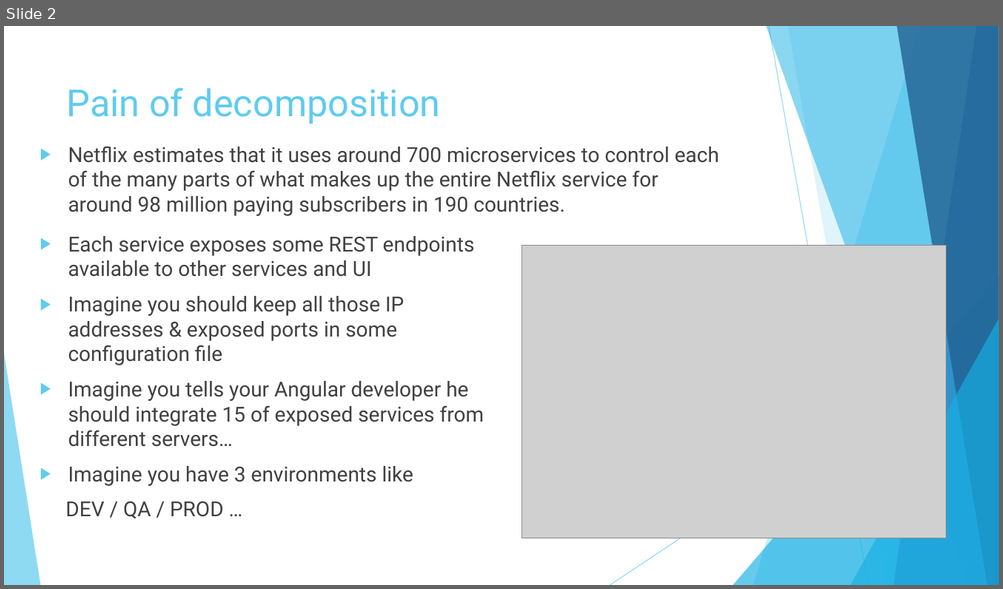
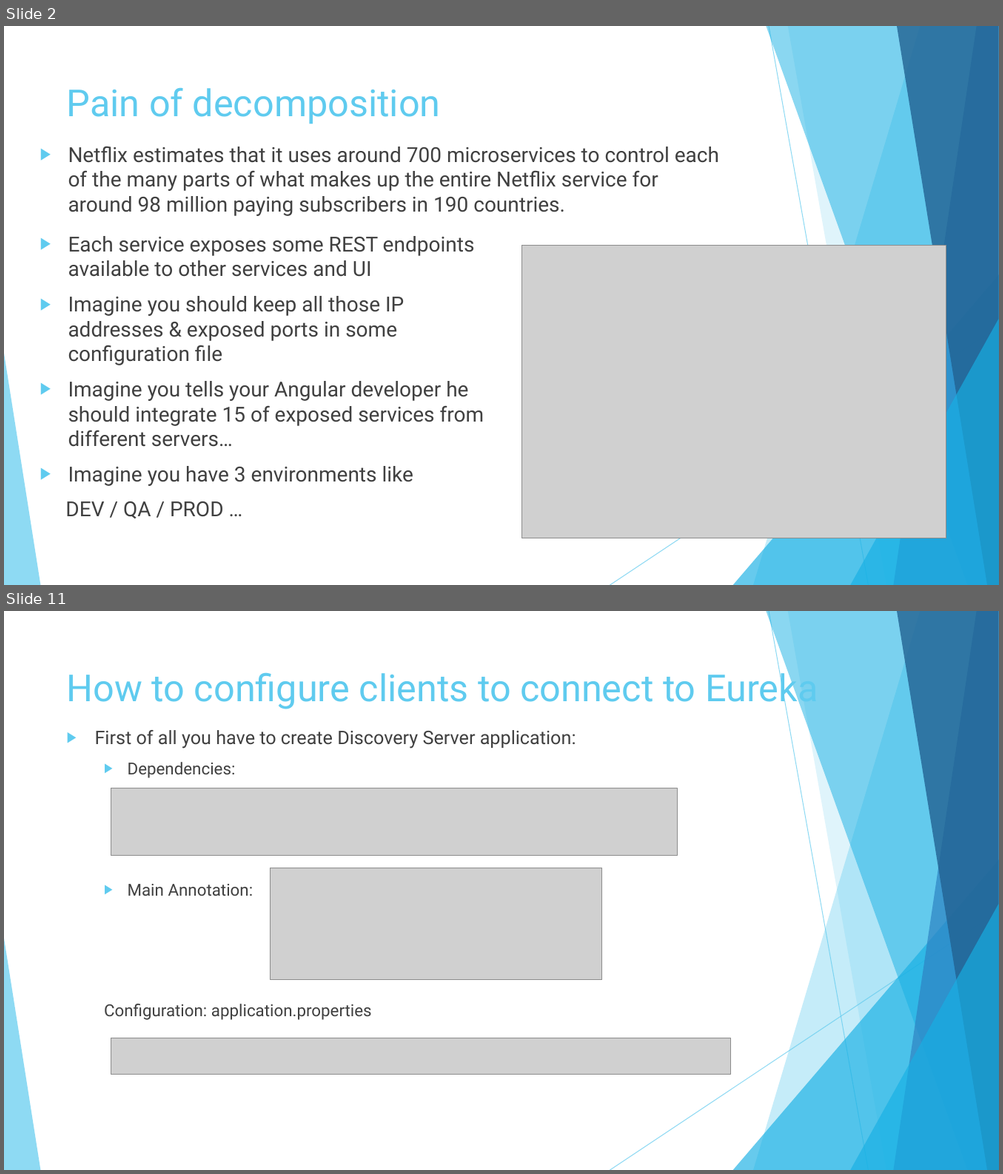
Before and after one commit to vlytsus/springboot-cloud-demo-one, a slide deck: docs/Introduction_To_Microservices_Part_3_microservice.pptx. Shown one above the other, each under a label of ours: slide 2 before the commit, slides 2 and 11 after it; the slides between them are not shown. The pictures are 1003x589 and 1003x1174 pixels, drawn with LibreOffice and Linux fonts; fonts in the diff are those of the drawing; grey boxes stand for pictures. Boxes give left, top, right and bottom in pixels: in the first picture for what was removed or moved away, otherwise in the second. Text is boxed around its words. In the diff, an @@ line names an element or a change of style, - is before the commit and + after.

```diff
--- a/docs/Introduction_To_Microservices_Part_3_microservice.pptx
+++ b/docs/Introduction_To_Microservices_Part_3_microservice.pptx
@@ slide 11 added at box(4, 611, 999, 1170), background #FFFFFF; not listed: 10 template elements that a slide beside it also shows @@
@@ title added at box(67, 667, 817, 710), 36 pt, text #5FCBEF @@
+How to configure clients to connect to Eureka
@@ text added at box(95, 730, 576, 1020), 16 pt, text #404040 @@
+▶ First of all you have to create Discovery Server application:
+  ▶ Dependencies:
+  ▶ Main Annotation:
+  Configuration: application.properties
@@ picture added at box(111, 788, 677, 856) @@
@@ picture added at box(270, 869, 603, 980) @@
@@ picture added at box(111, 1039, 731, 1074) @@
```
Also in this commit, not shown: 5 slides changed, 10 other slides added, 2 slides removed.
